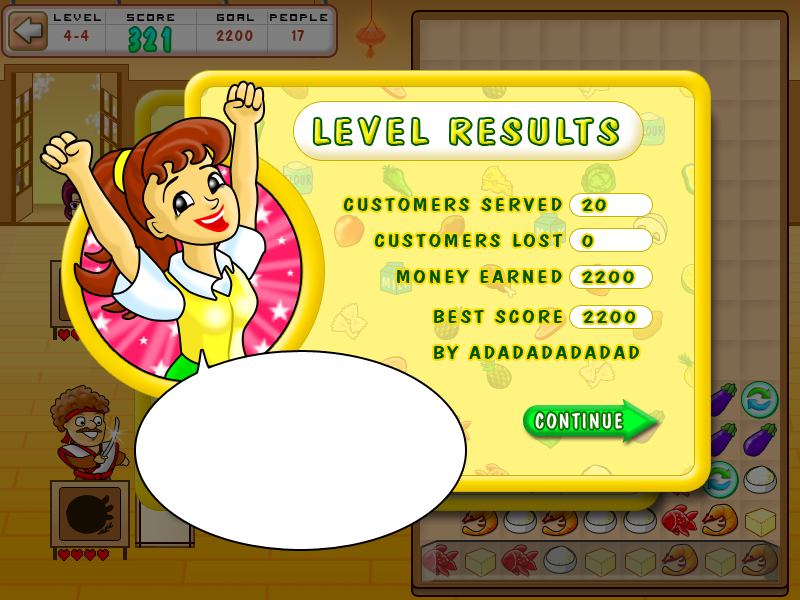
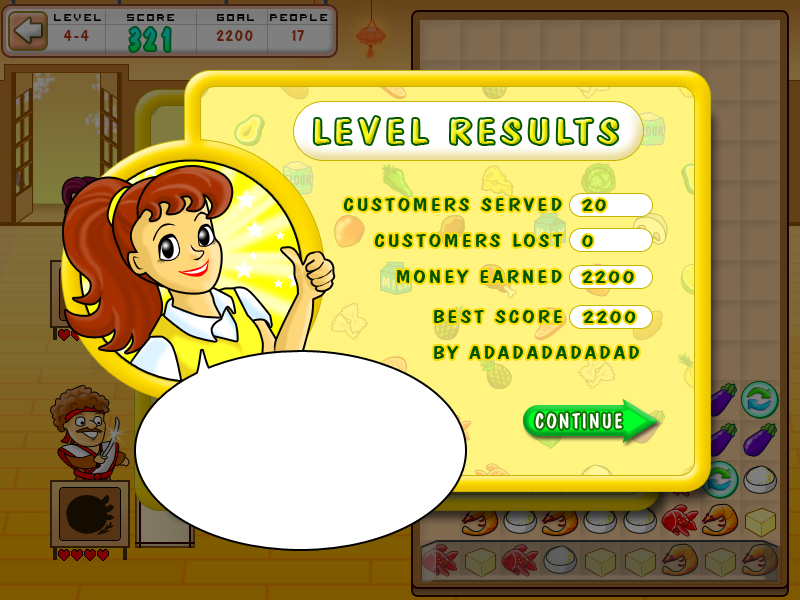
Layered file, before and after one edit (800px x 600px). Changes by layer:
hid group "Jenny expert" (46 layers) over (39, 80, 287, 335)
showed group "Jenny smile" (43 layers) over (47, 163, 336, 380)
painted on "Фигура 23" over (203, 227, 210, 235)
hid group "Jane expert" (10 layers) over (64, 158, 320, 380)
painted on "Слой 33" over (203, 318, 257, 367)
painted on "Слой 25 (копия) 2" over (160, 307, 195, 380)
painted on "Фигура 15 (копия) 2" over (172, 251, 255, 373)
painted on "Фигура 38" over (156, 350, 215, 380)
showed group "Jane smile" (5 layers) over (60, 145, 325, 380)
